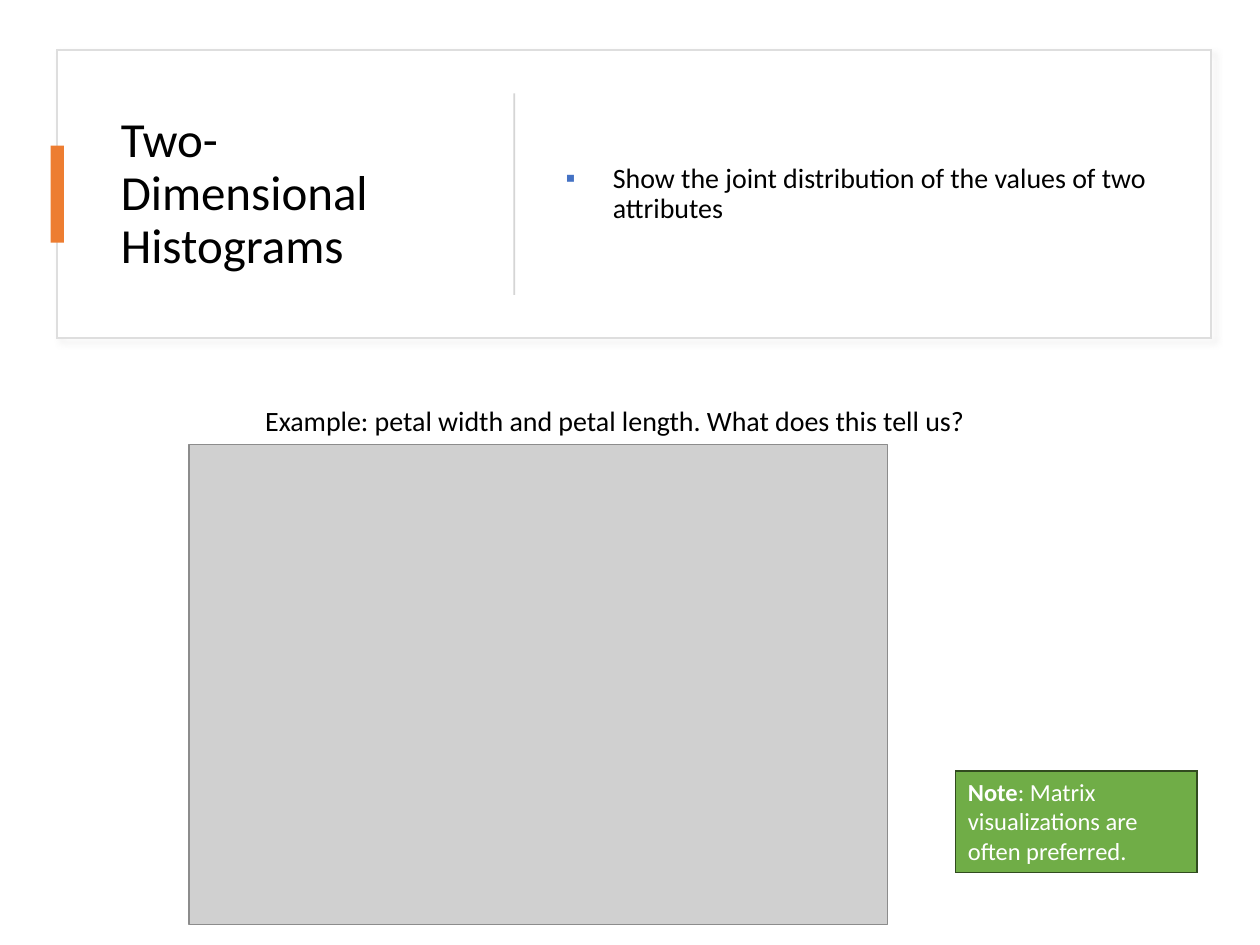
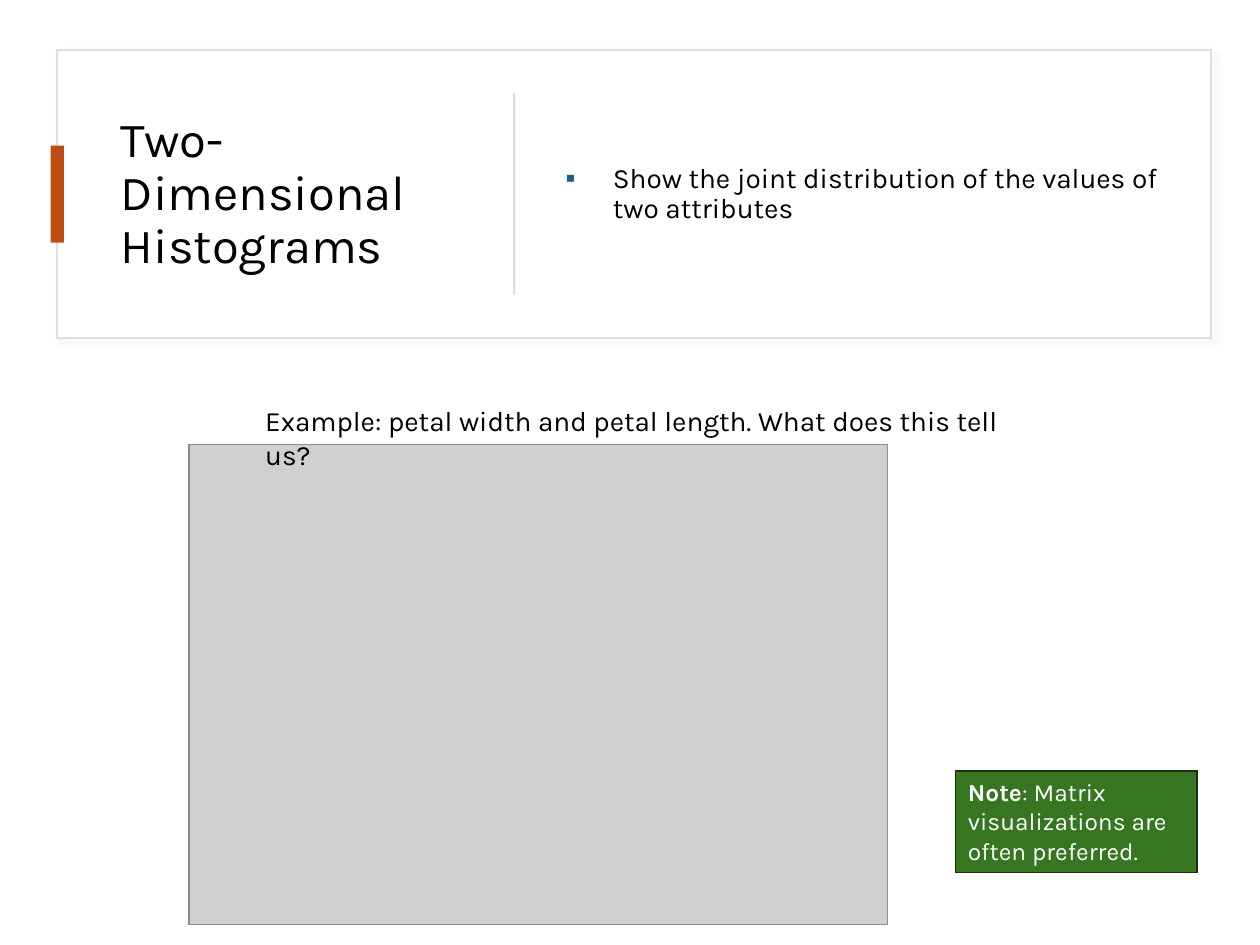
Before and after one commit to mhahsler/Introduction_to_Data_Mining_R_Examples, a slide deck: slide 30 of slides/chap2_exploration.pptx. Drawn at 1260x945 pixels with LibreOffice and Linux fonts; fonts in the diff are those of the drawing; grey boxes stand for pictures. Boxes give left, top, right and bottom in pixels: in the first picture for what was removed or moved away, otherwise in the second. Text is boxed around its words. In the diff, an @@ line names an element or a change of style, - is before the commit and + after.

```diff
--- a/slides/chap2_exploration.pptx
+++ b/slides/chap2_exploration.pptx
@@ rectangle at (x1=57, y1=50, x2=1211, y2=338): shadow changed @@
@@ title "Two-Dimensional Histograms" at (x1=121, y1=126, x2=406, y2=275): font Calibri to Karla @@
@@ text "Show the joint distribution of ..." at (x1=613, y1=168, x2=1157, y2=219): font Calibri to Karla; bullet colour #4472C4 to #156082 @@
@@ rectangle at (x1=50, y1=146, x2=63, y2=243): fill #ED7D31 to #BE4D14 @@
@@ text "Example: petal width and petal ..." at (x1=265, y1=412, x2=998, y2=438): font Calibri to Karla @@
@@ rectangle "Note: Matrix visualizations are often ..." at (x1=955, y1=771, x2=1197, y2=873): font Calibri to Karla; fill #70AD47 to #377620; outline #314C1F 1 pt to #18340E 1 pt @@
```
Also in this commit, not shown: 35 other slides changed, 1 other file.
